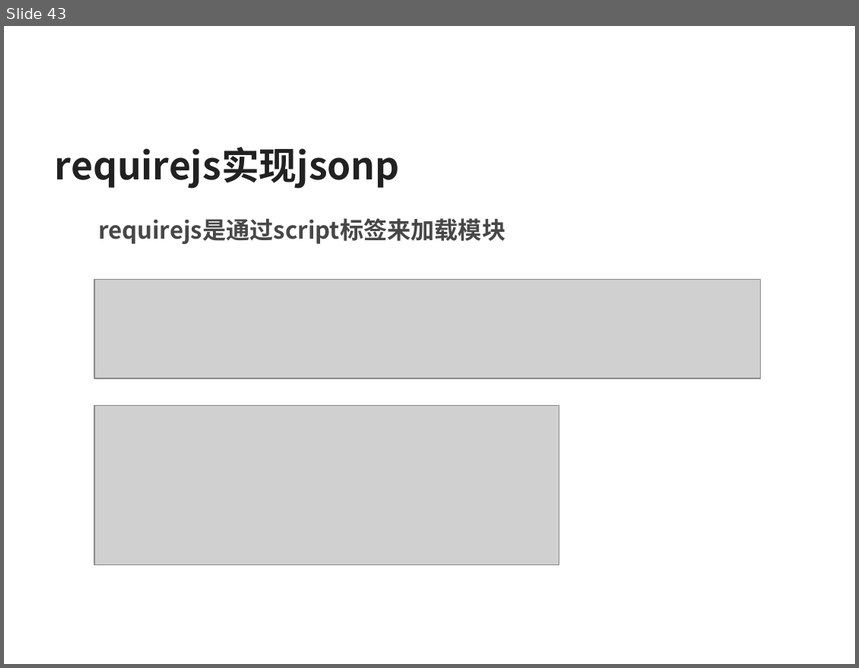
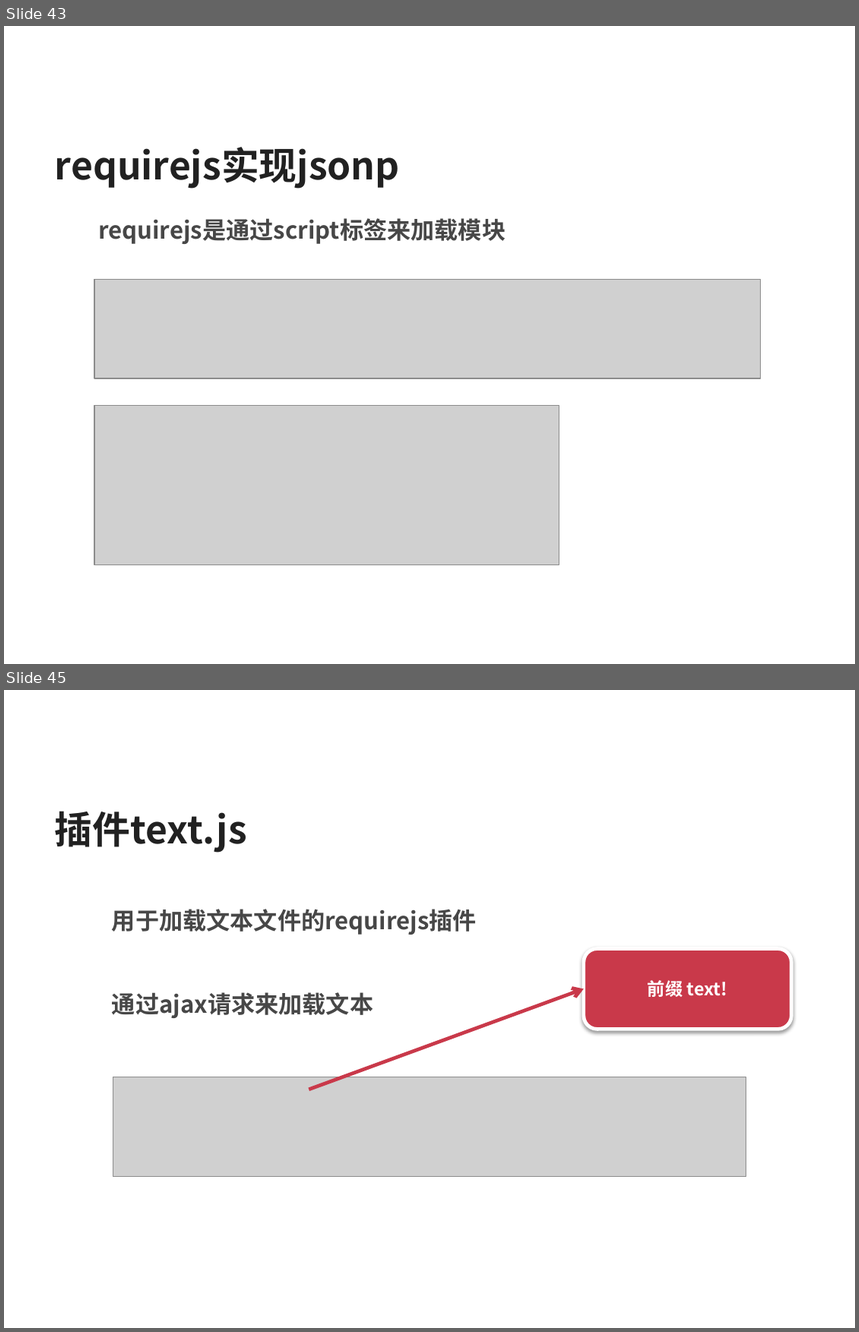
Before and after one commit to silvajs/lecturer, a slide deck: requirejs/doc/requirejs.pptx. Shown one above the other, each under a label of ours: slide 43 before the commit, slides 43 and 45 after it; the slides between them are not shown. The pictures are 859x668 and 859x1332 pixels, drawn with LibreOffice and Linux fonts; fonts in the diff are those of the drawing; grey boxes stand for pictures. Boxes give left, top, right and bottom in pixels: in the first picture for what was removed or moved away, otherwise in the second. Text is boxed around its words. In the diff, an @@ line names an element or a change of style, - is before the commit and + after.

Commit message:
requirejs text plugin

```diff
--- a/requirejs/doc/requirejs.pptx
+++ b/requirejs/doc/requirejs.pptx
@@ slide 45 added at (4, 690, 855, 1328), background #FFFFFF @@
@@ text added at (55, 811, 247, 853), 32 pt, text #212121, bold @@
+插件text.js
@@ text added at (112, 909, 477, 935), 20 pt, text #474747, bold @@
+  用于加载文本文件的requirejs插件
@@ rounded rectangle added at (584, 948, 791, 1029), fill #C9394A, outline #FFFFFF 3 pt, 15 pt, text #FFFFFF, bold @@
+前缀 text!
@@ text added at (112, 992, 373, 1018), 20 pt, text #474747, bold @@
+  通过ajax请求来加载文本
@@ arrow added from (309, 1089) to (584, 989), #C9394A 3 pt @@
@@ picture added at (113, 1078, 747, 1177) @@
```
Also in this commit, not shown: 2 other slides added, 7 other files.
